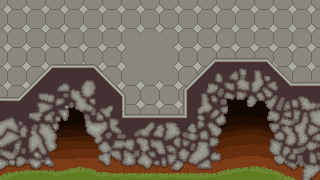
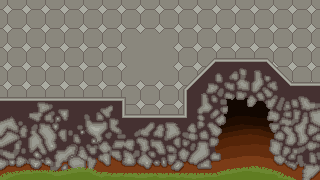
Two versions of the same layered image (w=320, h=180). Layer-by-layer changes:
showed group "Last Room" (3 layers) over <box>19,64,126,172</box>
painted on "Ebene 11 Kopie 11" over <box>19,64,126,109</box>
